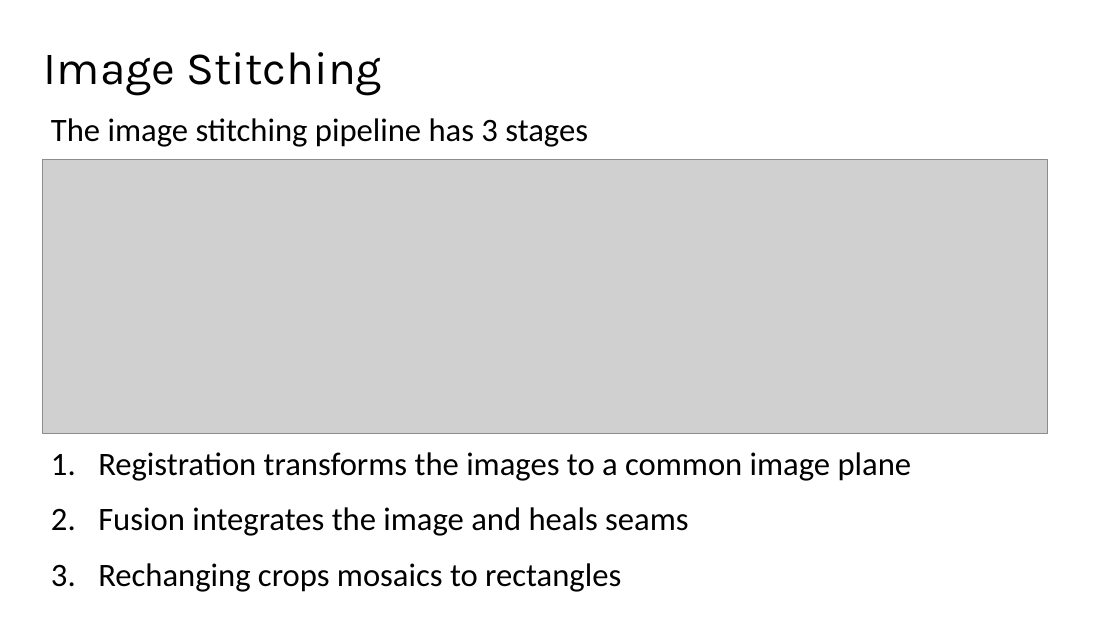
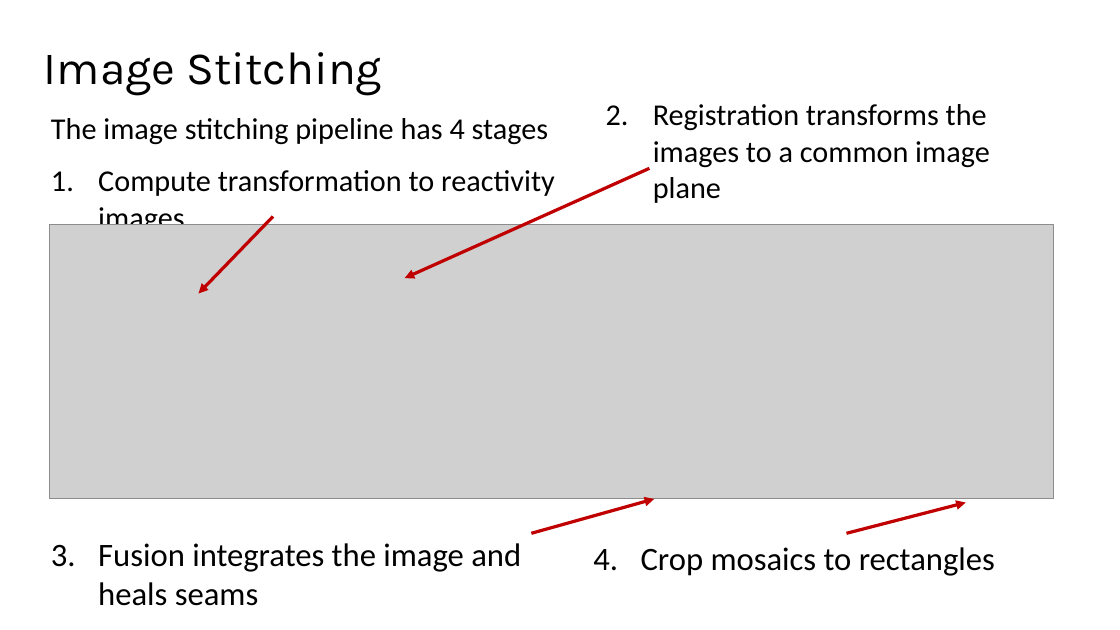
Before and after one commit to StephenElston/CSCI-E25, a slide deck: slide 9 of Slides/13_ImageStitching.pptx. Drawn at 1120x630 pixels with LibreOffice and Linux fonts; fonts in the diff are those of the drawing; grey boxes stand for pictures. Boxes give left, top, right and bottom in pixels: in the first picture for what was removed or moved away, otherwise in the second. Text is boxed around its words. In the diff, an @@ line names an element or a change of style, - is before the commit and + after.

```diff
--- a/Slides/13_ImageStitching.pptx
+++ b/Slides/13_ImageStitching.pptx
@@ text at [51,118,555,225]: text changed; size 28 to 25.9 pt @@
-The image stitching pipeline has 3 stages
-1. Registration transforms the images to a common image plane
-2. Fusion integrates the image and heals seams
-3. Rechanging crops mosaics to rectangles
+The image stitching pipeline has 4 stages
+1. Compute transformation to reactivity images
@@ text added at [653,104,990,203], 25.9 pt, text #000000 @@
+2. Registration transforms the images to a common image plane
@@ arrow added from (649, 168) to (405, 278), #C00000 2.75 pt @@
@@ picture: place and size @@
-picture at [43,159,1048,433]
+picture at [50,225,1054,499]
@@ arrow added from (273, 217) to (198, 293), #C00000 2.75 pt @@
@@ arrow added from (532, 534) to (655, 499), #C00000 2.75 pt @@
@@ arrow added from (847, 534) to (966, 502), #C00000 2.75 pt @@
@@ text added at [98,543,521,606], 28 pt, text #000000 @@
+3. Fusion integrates the image and heals seams
@@ text added at [641,547,995,576], 28 pt, text #000000 @@
+4. Crop mosaics to rectangles
```
Also in this commit, not shown: 3 other slides changed.
